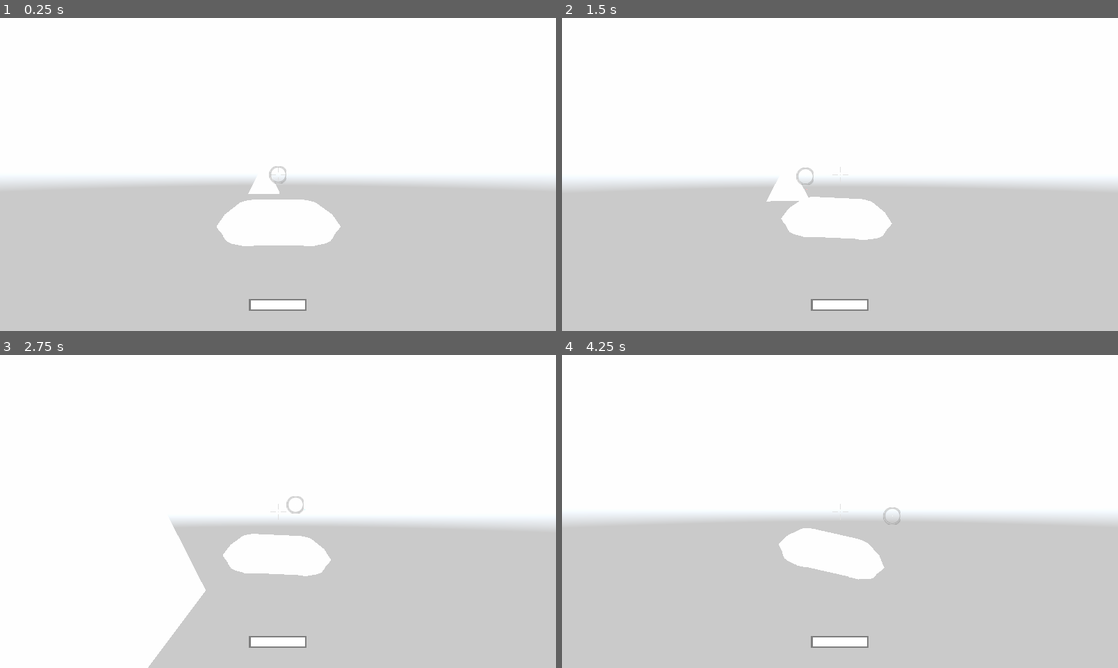
Above: before the commit, frames 1-4 (two rows, left to right).
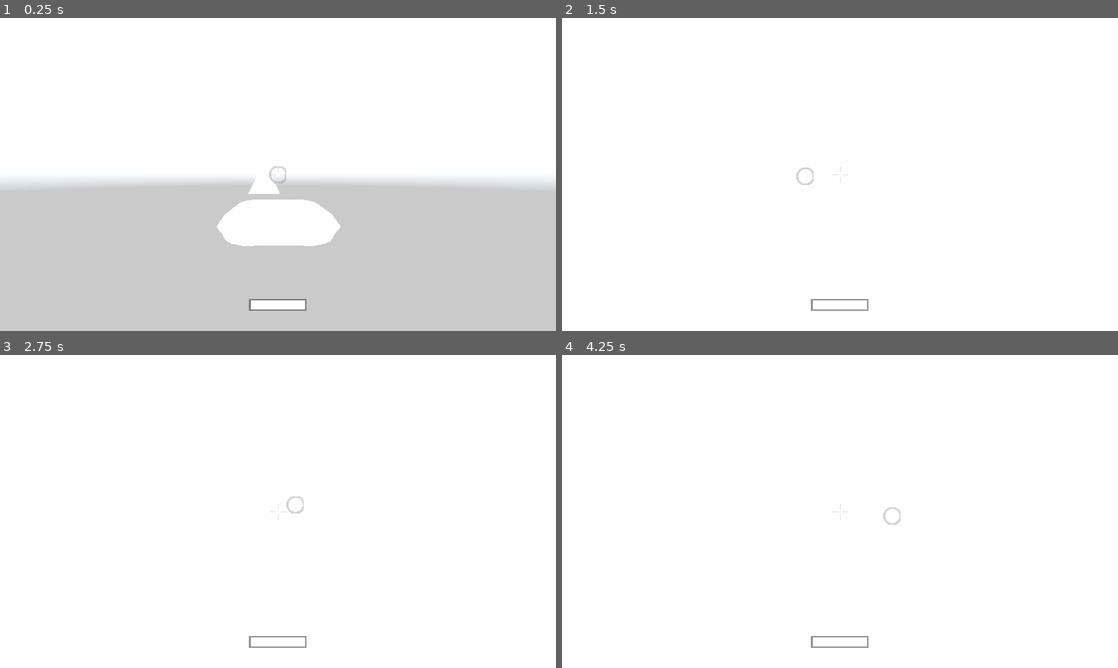
Above: after the commit, the same moments.

Repository: marrameu/Naus
Game: Godot game, scene res://Level.tscn
Same seed, same stepped clock (60 frames per second), same inputs: the game is played once before the commit and once after it. A sky picture missing from this copy of the repository is replaced by a grey-blue gradient. Sound files missing from this copy of the repository are replaced by a short silence.
Inputs (mouse positions are in pixels of both pictures, inside the frame that each line leads up to):
- Up to frame 1 (0.25 s): no input
- Up to frame 2 (1.5 s): tap Enter at 0.5 s; move the mouse to (867, 174) at 0.52 s; hold W (move_forward) from 0.53 s (still down); tap V (change_cam, bound only after the commit) at 0.6 s; move the mouse to (812, 174) at 1.27 s; click (812, 174) at 1.35 s
- Up to frame 3 (2.75 s): keep holding W (move_forward); tap V (change_cam, bound only after the commit) at 1.55, 2.3 s; move the mouse to (289, 505) at 2.02 s; right-click (289, 505) at 2.1 s
- Up to frame 4 (4.25 s): keep holding W (move_forward); move the mouse to (834, 517) at 2.77 s; tap V (change_cam, bound only after the commit) at 2.85, 3.8 s; move the mouse to (878, 514) at 3.52 s; hold K from 3.53 s (still down)

The runs differ from the first frame. In frame 2, 45% of the frame differs, in the area x 0-100%, y 52-100%; in frame 3, 29%; in frame 4, 46%, in the area x 0-100%, y 51-100%.

Commit message:
FPCam
Music, ship dies, start fpcam and minor changes

Diff:
--- /dev/null
+++ b/BGMusic.gd
@@ -0,0 +1,29 @@
+extends AudioStreamPlayer
+
+
+export(AudioStream) var audio_sfx1
+export(AudioStream) var audio_sfx2
+export(AudioStream) var audio_sfx3
+
+
+# Called when the node enters the scene tree for the first time.
+func _ready():
+	var kk = randi() % 3
+	print(kk)
+	match kk:
+		0:
+			stream = audio_sfx1
+		1:
+			stream = audio_sfx2
+		2:
+			stream = audio_sfx3
+	play()
+
+
+# Called every frame. 'delta' is the elapsed time since the previous frame.
+#func _process(delta):
+#	pass
+
+
+func _on_BGMusic_finished():
+	pass # Replace with function body.
--- a/Level.tscn
+++ b/Level.tscn
@@ -6,6 +6,10 @@
 [ext_resource path="res://BigShip.tscn" type="PackedScene" id=4]
 [ext_resource path="res://src/PauseMenu.tscn" type="PackedScene" id=5]
 [ext_resource path="res://assets/Hdri/starfield.hdr" type="Texture" id=6]
+[ext_resource path="res://assets/audio/gustav_holst_mars.ogg" type="AudioStream" id=7]
+[ext_resource path="res://BGMusic.gd" type="Script" id=8]
+[ext_resource path="res://assets/audio/gustav_holst_jupiter.ogg" type="AudioStream" id=9]
+[ext_resource path="res://assets/audio/gustav_holst_mercury.ogg" type="AudioStream" id=10]
 
 [sub_resource type="PrismMesh" id=1]
 size = Vector3( 50, 50, 50 )
@@ -18,8 +22,14 @@
 background_sky = SubResource( 2 )
 background_energy = 2.0
 ambient_light_energy = 3.0
+fog_enabled = true
+fog_color = Color( 0.368627, 0.392157, 0.478431, 1 )
+fog_depth_begin = 500.0
+fog_depth_end = 2000.0
 dof_blur_near_distance = 20.2
 dof_blur_near_transition = 3.14
+glow_enabled = true
+glow_strength = 0.5
 
 [node name="Level" type="Spatial"]
 
@@ -31,9 +41,10 @@
 [node name="Camera" type="Camera" parent="."]
 transform = Transform( -1, 0, -8.74228e-08, 0, 1, 0, 8.74228e-08, 0, -1, 0, 6, -29.6491 )
 current = true
-far = 2000.0
+far = 3000.0
 script = ExtResource( 2 )
-target_path = NodePath("../Ship/CameraPosition")
+tp_target_path = NodePath("../Ship/CameraPosition")
+fp_target_path = NodePath("../Ship/FPCameraPosition")
 
 [node name="CSGPolygon" type="CSGPolygon" parent="."]
 transform = Transform( 1, 0, 0, 0, 1, 0, 0, 0, 1, -184.06, 11, 0 )
@@ -70,4 +81,13 @@
 [node name="WorldEnvironment" type="WorldEnvironment" parent="."]
 environment = SubResource( 3 )
 
+[node name="BGMusic" type="AudioStreamPlayer" parent="."]
+bus = "Music"
+script = ExtResource( 8 )
+audio_sfx1 = ExtResource( 10 )
+audio_sfx2 = ExtResource( 7 )
+audio_sfx3 = ExtResource( 9 )
+
+[connection signal="finished" from="BGMusic" to="BGMusic" method="_on_BGMusic_finished"]
+
 [editable path="Ship"]
--- a/Ship.gd
+++ b/Ship.gd
@@ -19,3 +19,8 @@
 	var final_linear_input := Vector3(input.strafe, 0.0, input.throttle)
 	var final_angular_input :=  Vector3(input.pitch, input.yaw, input.roll)
 	$Physics.set_physics_input(final_linear_input, final_angular_input)
+
+
+func _on_HealthSystem_die():
+	print("i die")
+	translation = Vector3.ZERO
--- a/Ship.tscn
+++ b/Ship.tscn
@@ -8,11 +8,12 @@
 [ext_resource path="res://src/Ships/ShipShooting.gd" type="Script" id=6]
 [ext_resource path="res://assets/audio/shot.wav" type="AudioStream" id=7]
 [ext_resource path="res://assets/audio/ship_secondary_shoot.wav" type="AudioStream" id=8]
+[ext_resource path="res://src/HealthSystem/HealthSystem.tscn" type="PackedScene" id=9]
 
 [sub_resource type="BoxShape" id=1]
 extents = Vector3( 6.5, 2.5, 9.6 )
 
-[node name="Ship" type="RigidBody" groups=["Ships"]]
+[node name="Ship" type="RigidBody" groups=["Damagable", "Ships"]]
 script = ExtResource( 1 )
 
 [node name="CollisionShape" type="CollisionShape" parent="."]
@@ -21,6 +22,9 @@
 [node name="PlayerInput" type="Node" parent="."]
 script = ExtResource( 3 )
 min_throttle = 0.0
+
+[node name="HealthSystem" parent="." instance=ExtResource( 9 )]
+MAX_HEALTH = 1000
 
 [node name="Physics" type="Node" parent="."]
 script = ExtResource( 2 )
@@ -31,6 +35,9 @@
 
 [node name="CameraPosition" type="Position3D" parent="."]
 transform = Transform( -1, 0, 8.74228e-08, 0, 1, 0, -8.74228e-08, 0, -1, 0, 6, -30 )
+
+[node name="FPCameraPosition" type="Position3D" parent="."]
+transform = Transform( -1, 0, 8.74228e-08, 0, 1, 0, -8.74228e-08, 0, -1, 0, 1.01986, 3.31544 )
 
 [node name="ShipMesh" parent="." instance=ExtResource( 5 )]
 transform = Transform( 3.60686, 0, 0, 0, 1.19514, 0, 0, 0, 2.57414, 0, 0, 0 )
@@ -44,4 +51,5 @@
 [node name="Audio2" type="AudioStreamPlayer" parent="Shooting"]
 stream = ExtResource( 8 )
 
+[connection signal="die" from="HealthSystem" to="." method="_on_HealthSystem_die"]
 [connection signal="tween_all_completed" from="Physics/Tween" to="Physics" method="_on_Tween_tween_all_completed"]
--- a/ShipCamera.gd
+++ b/ShipCamera.gd
@@ -1,9 +1,13 @@
 extends Camera
 
-export var target_path : NodePath
+export var tp_target_path : NodePath
+export var fp_target_path : NodePath
 var target : Position3D
 var starter_target_position := Vector3()
 var rotate_speed := 90.0
+
+var tp_rotate_speed := 90.0
+var fp_rotate_speed := 90.0 *2
 
 # var move_speed_slerp := 90.0
 # var rotate_speedslerp := 80.0
@@ -11,6 +15,15 @@
 var horizontal_turn_move := 6.0
 var vertical_turn_up_move := 6.0
 var vertical_turn_down_move := 3.0
+
+var tp_horizontal_turn_move := 6.0
+var tp_vertical_turn_up_move := 6.0
+var tp_vertical_turn_down_move := 3.0
+
+var fp_horizontal_turn_move := 3.0
+var fp_vertical_turn_up_move := 3.0
+var fp_vertical_turn_down_move := 1.5
+
 
 var zooming := false
 
@@ -23,15 +36,37 @@
 var camera_up_action := "camera_up"
 var camera_down_action := "camera_down"
 
+
 func _ready():
+	init_cam()
+	make_current()
 
-	target = get_node(target_path)
+
+func _process(delta):
+	if Input.is_action_just_pressed("change_cam"):
+		Utilities.first_person = !Utilities.first_person
+		init_cam()
+
+
+func init_cam():
+	if  Utilities.first_person:
+		target = get_node(fp_target_path)
+		rotate_speed = fp_rotate_speed
+		horizontal_turn_move = fp_horizontal_turn_move
+		vertical_turn_up_move = fp_vertical_turn_up_move
+		vertical_turn_down_move = fp_vertical_turn_down_move
+
+	else:
+		target = get_node(tp_target_path)
+		rotate_speed = tp_rotate_speed
+		horizontal_turn_move = tp_horizontal_turn_move
+		vertical_turn_up_move = tp_vertical_turn_up_move
+		vertical_turn_down_move = tp_vertical_turn_down_move
+
 	global_transform.origin = target.global_transform.origin
 	global_transform.basis = target.global_transform.basis.get_euler()
 	starter_target_position = target.translation
 
-
-	make_current()
 
 func _physics_process(delta : float) -> void:
 	if not target:
--- /dev/null
+++ b/default_bus_layout.tres
@@ -0,0 +1,15 @@
+[gd_resource type="AudioBusLayout" format=2]
+
+[resource]
+bus/1/name = "Music"
+bus/1/solo = false
+bus/1/mute = false
+bus/1/bypass_fx = false
+bus/1/volume_db = -2.51026
+bus/1/send = "Master"
+bus/2/name = "Sounds"
+bus/2/solo = false
+bus/2/mute = false
+bus/2/bypass_fx = false
+bus/2/volume_db = 0.0
+bus/2/send = "Master"
--- a/project.godot
+++ b/project.godot
@@ -92,6 +92,11 @@
 "events": [ Object(InputEventKey,"resource_local_to_scene":false,"resource_name":"","device":0,"alt":false,"shift":false,"control":false,"meta":false,"command":false,"pressed":false,"scancode":0,"physical_scancode":16777217,"unicode":0,"echo":false,"script":null)
  ]
 }
+change_cam={
+"deadzone": 0.5,
+"events": [ Object(InputEventKey,"resource_local_to_scene":false,"resource_name":"","device":0,"alt":false,"shift":false,"control":false,"meta":false,"command":false,"pressed":false,"scancode":86,"physical_scancode":0,"unicode":0,"echo":false,"script":null)
+ ]
+}
 
 [physics]
 
--- a/src/Autoload/Utilities.gd
+++ b/src/Autoload/Utilities.gd
@@ -8,6 +8,8 @@
 
 # Time
 var time := 0.0
+
+var first_person := false
 
 func play_button_audio() -> void:
 	var button_audio : AudioStreamPlayer = AudioStreamPlayer.new()
--- a/src/Bullets/Ships/ShipBullet.tscn
+++ b/src/Bullets/Ships/ShipBullet.tscn
@@ -2,11 +2,6 @@
 
 [ext_resource path="res://src/Bullets/Ships/ShipBullet.gd" type="Script" id=1]
 [ext_resource path="res://assets/particles/explosion_mat.tres" type="Material" id=2]
-
-
-
-
-
 
 [sub_resource type="ParticlesMaterial" id=1]
 spread = 0.0
@@ -15,6 +10,14 @@
 
 [sub_resource type="SpatialMaterial" id=2]
 albedo_color = Color( 1, 0.419608, 0.419608, 1 )
+emission_enabled = true
+emission = Color( 1, 0, 0, 1 )
+emission_energy = 7.39
+emission_operator = 0
+emission_on_uv2 = false
+rim_enabled = true
+rim = 1.0
+rim_tint = 0.49
 
 [sub_resource type="SphereMesh" id=3]
 material = SubResource( 2 )
@@ -38,9 +41,7 @@
 [sub_resource type="Animation" id=7]
 length = 1.5
 
-[node name="ShipBullet" type="KinematicBody" groups=[
-"Bullets",
-]]
+[node name="ShipBullet" type="KinematicBody" groups=["Bullets"]]
 pause_mode = 1
 collision_layer = 8
 collision_mask = 7
Not shown: 1 places in Level.tscn that only renumber resources
Not shown: 1 places in Ship.tscn that only renumber resources
Not shown, added: assets/audio/gustav_holst_mercury.ogg.import
Not shown, added: assets/audio/gustav_holst_mercury.ogg
